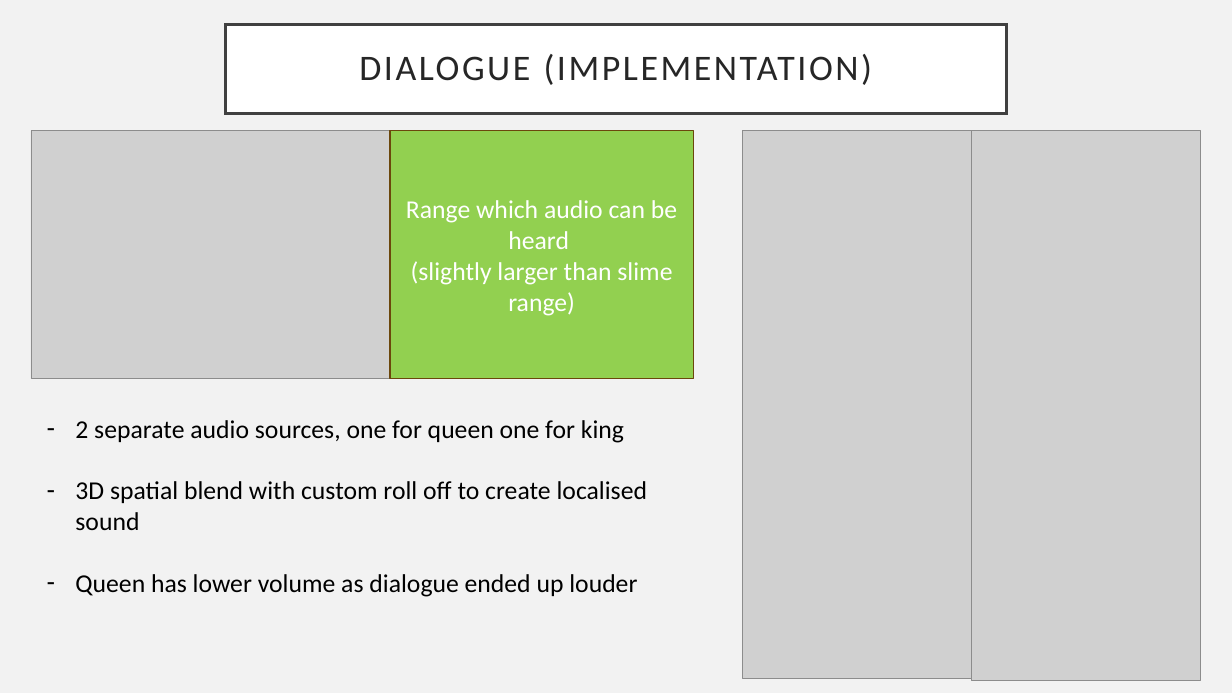
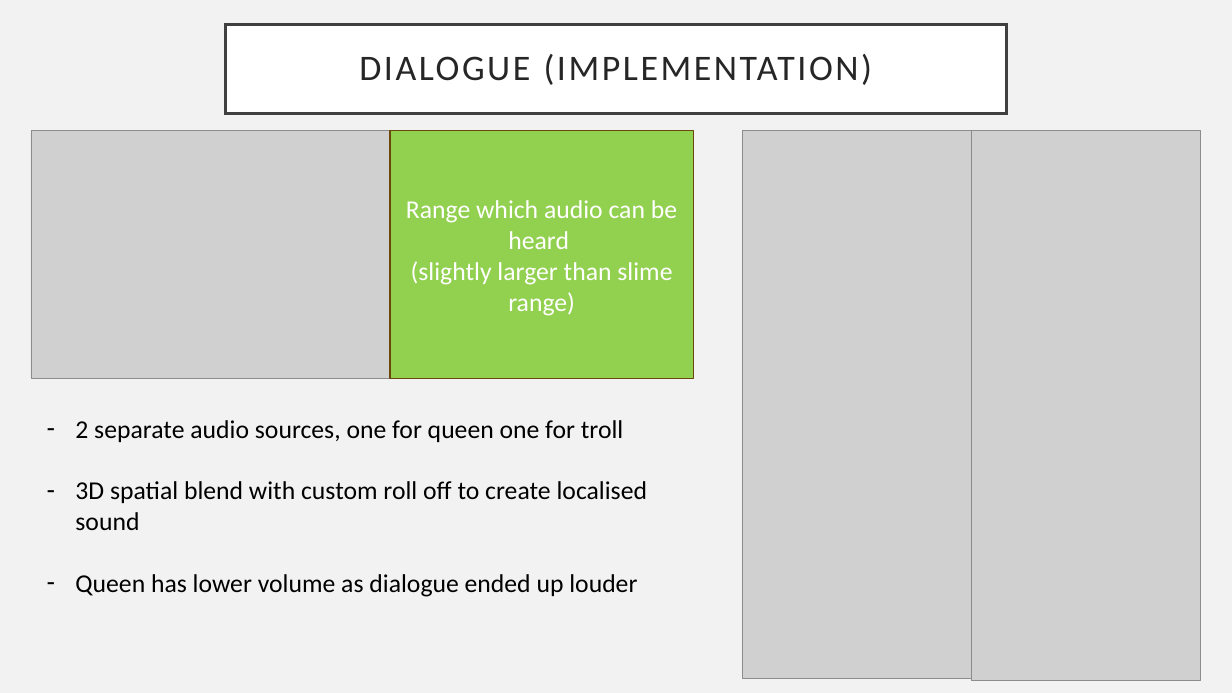
Before and after one commit to s5707515/GameAudioDesign, a slide deck: slide 18 of Assessment/GAT Slides.pptx. Drawn at 1232x693 pixels with LibreOffice and Linux fonts; fonts in the diff are those of the drawing; grey boxes stand for pictures. Boxes give left, top, right and bottom in pixels: in the first picture for what was removed or moved away, otherwise in the second. Text is boxed around its words. In the diff, an @@ line names an element or a change of style, - is before the commit and + after.

```diff
--- a/Assessment/GAT Slides.pptx
+++ b/Assessment/GAT Slides.pptx
@@ text at (75,420,623,442): text changed @@
-– 2 separate audio sources, one for queen one for king
+– 2 separate audio sources, one for queen one for troll
```
Also in this commit, not shown: 5 other slides changed, 1 other file.
